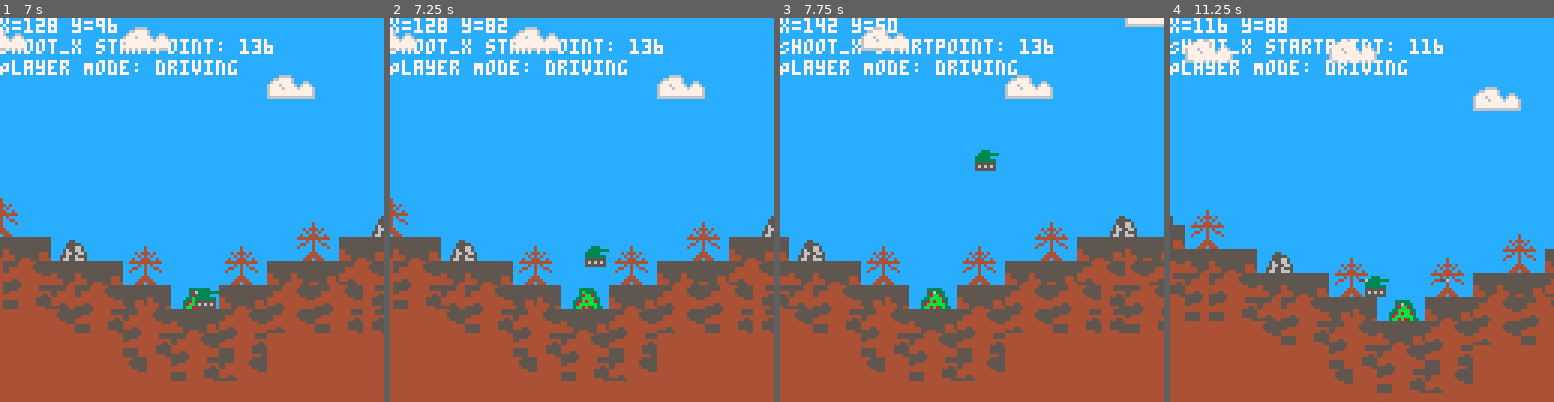
Above: before the commit, frames 1-4 (left to right).
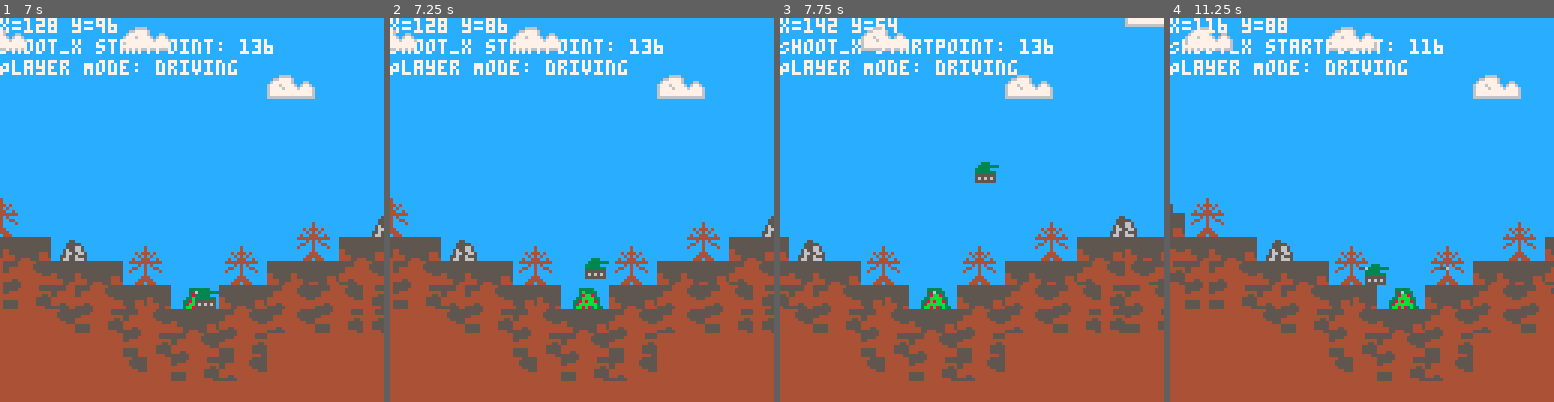
Above: after the commit, the same moments.

Repository: Finn4239/ShellShockLite
Game: PICO-8 cartridge game.p8
Two runs of this game, one before a commit and one after it. Both use one fixed random seed, a clock stepped at 60 frames per second and the inputs below.
Inputs:
- Up to frame 1 (7 s): tap X (X key) at 0.33, 1.07, 1.85, 2.97, 4.08, 5.2, 6.32 s; tap O (Z key) at 0.7, 1.7, 2.1, 2.5, 2.9, 3.3, 3.7, 4.1, 4.5, 4.9, 5.3, 5.7, 6.1, 6.5, 6.9 s; hold Right 1.6-2.1 s; hold Up 2.15-2.42 s; hold Right 2.47-3.03 s; hold Left 3.08-3.58 s; hold Right 4.02-4.68 s; hold Up 4.73-5.03 s; hold Left 5.08-5.68 s; hold Right 6.08-6.58 s; hold Right from 6.63 s (still down)
- Up to frame 2 (7.25 s): release Right at 7.13 s; hold Up from 7.18 s (still down)
- Up to frame 3 (7.75 s): tap O (Z key) at 7.3, 7.7 s; tap X (X key) at 7.43 s; release Up at 7.45 s; hold Right from 7.5 s (still down)
- Up to frame 4 (11.25 s): release Right at 8.07 s; tap O (Z key) every 0.4 s from 8.1 to 10.9 s; hold Left 8.12-8.62 s; tap X (X key) at 8.55, 9.67, 10.78 s; hold Right 9.05-9.72 s; hold Up 9.77-10.07 s; hold Left 10.12-10.72 s; hold Right from 11.12 s (still down)

Frame 1 is identical in both runs. In frame 2, 0.5% of the frame differs, in the area x 28-58%, y 0-68%; in frame 3, 0.5%; in frame 4, 17%, in the area x 0-100%, y 2-98%.

Commit message:
add jump function to enable_driving_mode()

Diff:
--- a/src/core/game.lua
+++ b/src/core/game.lua
@@ -168,13 +168,8 @@
     end
     calculate_vertical_velocity(MAX_FALL_SPEED)
 
-    -- Springen
-    if btnp(2) and is_player_on_ground() then
-        velocity_y = -JUMP_HEIGHT
-        sfx(02)
-    end
-
     enable_driving_mode()
+
     if btnp(5) and can_shoot and is_player_on_ground() then
         --player_mode = "shooting"
         if player.current_sprite == PLAYER_SPRITE_RIGHT then
@@ -247,10 +242,18 @@
     return not is_object_in_air(left_edge, 1) or not is_object_in_air(right_edge, 1)
 end
 
+function jump()
+    if btnp(2) and is_player_on_ground() then
+        velocity_y = -JUMP_HEIGHT
+        sfx(02)
+    end
+end
+
 function enable_driving_mode()
     if player_mode == "driving" then
         apply_vertical_movement()
         apply_horizontal_movement()
+        jump()
     end
 end
 
